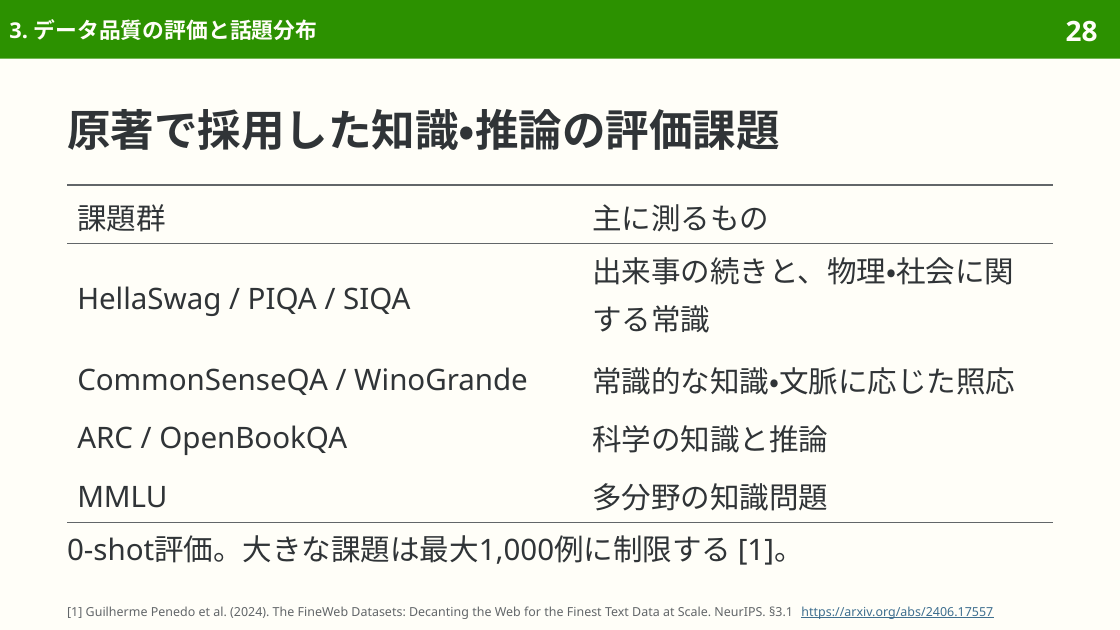
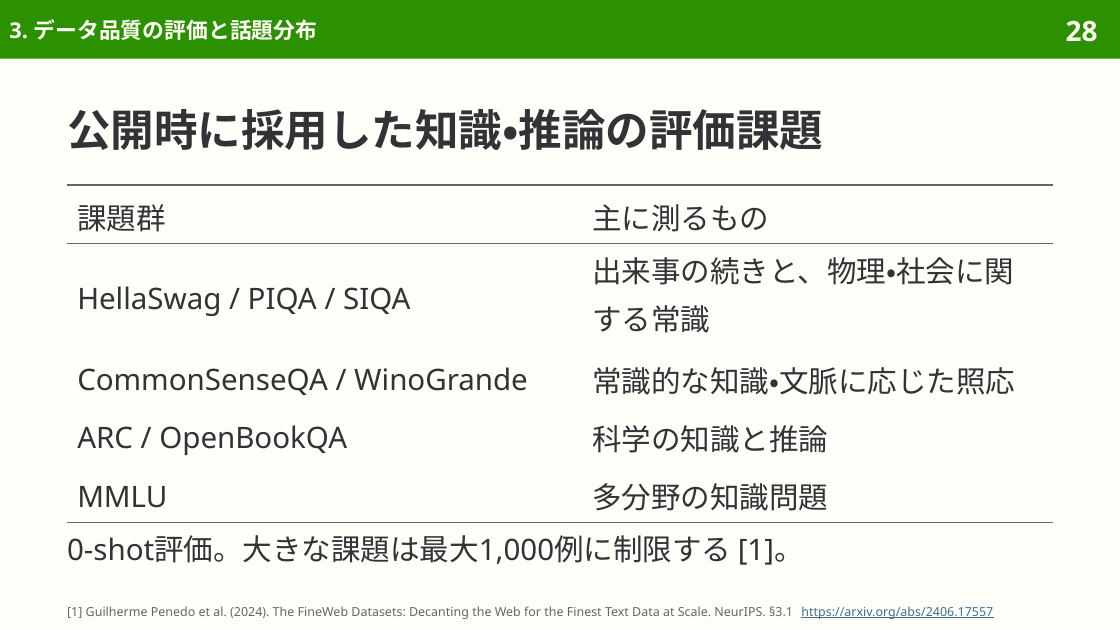
Before and after one commit to sasakiy84/datasets-in-10-minutes, a slide deck: slide 28 of slides/datasets-in-10-minutes-fineweb.pptx. Drawn at 1120x630 pixels with LibreOffice and Linux fonts; fonts in the diff are those of the drawing. Boxes give left, top, right and bottom in pixels: in the first picture for what was removed or moved away, otherwise in the second. Text is boxed around its words. In the diff, an @@ line names an element or a change of style, - is before the commit and + after.

Commit message:
slides(fineweb): refine Japanese wording and pair translations

```diff
--- a/slides/datasets-in-10-minutes-fineweb.pptx
+++ b/slides/datasets-in-10-minutes-fineweb.pptx
@@ title at box(67, 109, 823, 150): text changed @@
-原著で採用した知識・推論の評価課題
+公開時に採用した知識・推論の評価課題
```
Also in this commit, not shown: 22 other slides changed, 3 other files.
